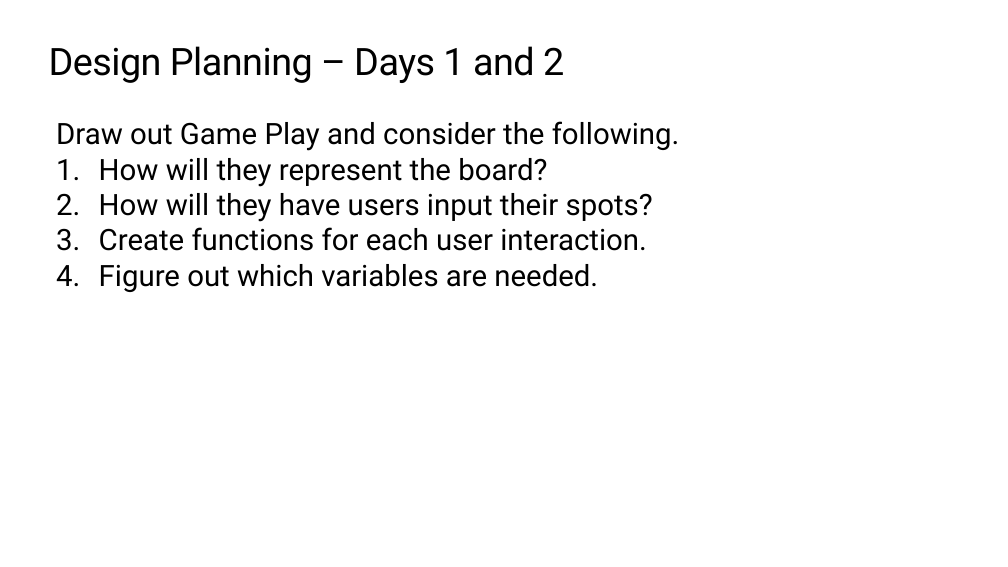
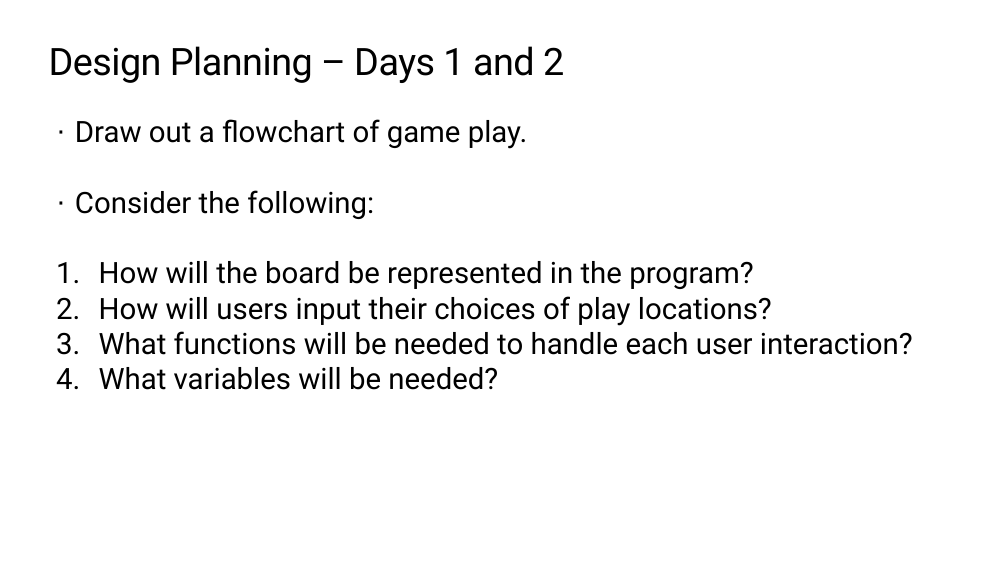
Before and after one commit to TEALSK12/2nd-semester-introduction-to-computer-science, a slide deck: slide 5 of units/4_unit/slidedecks/Intro Python 4.06 TEALS.pptx (slide 3 before the commit). Drawn at 1008x567 pixels with LibreOffice and Linux fonts; fonts in the diff are those of the drawing; background and template pictures are left out. Boxes give left, top, right and bottom in pixels: in the first picture for what was removed or moved away, otherwise in the second. Text is boxed around its words. In the diff, an @@ line names an element or a change of style, - is before the commit and + after.

```diff
--- a/units/4_unit/slidedecks/Intro Python 4.06 TEALS.pptx
+++ b/units/4_unit/slidedecks/Intro Python 4.06 TEALS.pptx
@@ text at box(75, 119, 913, 390): text changed @@
-Draw out Game Play and consider the following.
-1. How will they represent the board?
-2. How will they have users input their spots?
-3. Create functions for each user interaction.
-4. Figure out which variables are needed.
+· Draw out a flowchart of game play.
+· Consider the following:
+1. How will the board be represented in the program?
+2. How will users input their choices of play locations?
+3. What functions will be needed to handle each user interaction?
+4. What variables will be needed?
```
Also in this commit, not shown: 6 other slides changed, 1 slide removed, 23 other files.
